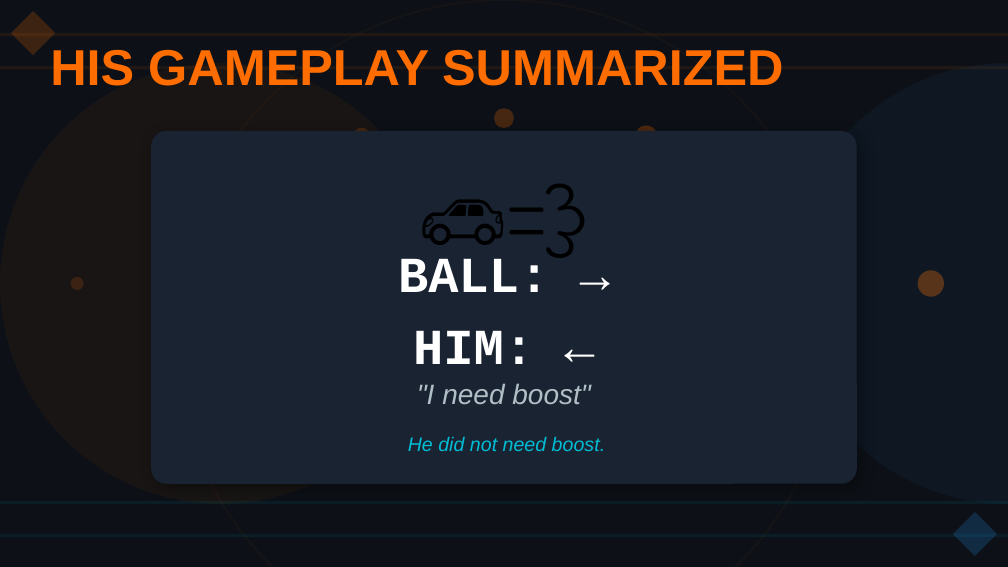
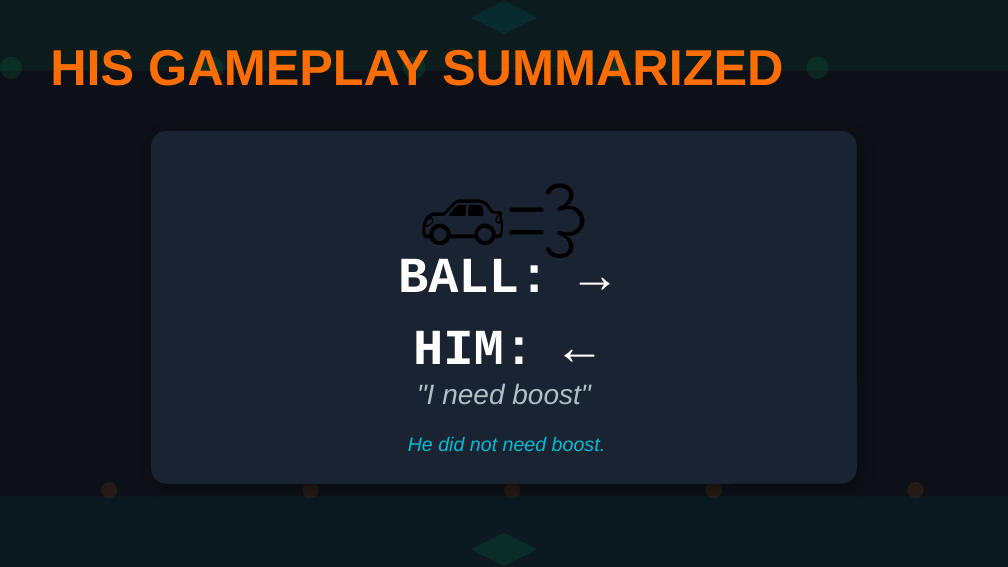
Before and after one commit to coenheinrich-beep/landscape-site-1, a slide deck: slide 7 of rl_bachelor_extra.pptx. Drawn at 1008x567 pixels with LibreOffice and Linux fonts; fonts in the diff are those of the drawing. Boxes give left, top, right and bottom in pixels: in the first picture for what was removed or moved away, otherwise in the second. Text is boxed around its words. In the diff, an @@ line names an element or a change of style, - is before the commit and + after.

```diff
--- a/rl_bachelor_extra.pptx
+++ b/rl_bachelor_extra.pptx
@@ rectangle: place and size @@
-rectangle at [0, 501, 1008, 504]
+rectangle at [0, 0, 1008, 71]
@@ rectangle at [0, 0, 1008, 71]: fill #00BCD4 at 8% opacity to #00E676 at 5% opacity @@
@@ ellipse removed at [173, 0, 835, 567] @@
@@ diamond: place and size @@
-diamond at [11, 11, 55, 55]
+diamond at [471, 1, 537, 34]
@@ diamond at [471, 1, 537, 34]: fill #FF6D00 at 20% opacity to #00BCD4 at 10% opacity @@
@@ ellipse: place and size @@
-ellipse at [71, 277, 84, 290]
+ellipse at [0, 56, 22, 79]
@@ ellipse at [0, 56, 22, 79]: fill #FF6D00 at 15% opacity to #00E676 at 10% opacity @@
@@ rectangle removed at [0, 33, 1008, 36] @@
@@ ellipse added at [202, 56, 224, 79], fill #00E676 at 10% opacity @@
@@ ellipse: place and size @@
-ellipse at [353, 128, 370, 145]
+ellipse at [403, 56, 425, 79]
@@ ellipse at [403, 56, 425, 79]: fill #FF6D00 at 21% opacity to #00E676 at 10% opacity @@
@@ ellipse: place and size @@
-ellipse at [494, 108, 514, 128]
+ellipse at [605, 56, 627, 79]
@@ ellipse at [605, 56, 627, 79]: fill #FF6D00 at 24% opacity to #00E676 at 10% opacity @@
@@ ellipse: place and size @@
-ellipse at [635, 125, 657, 147]
+ellipse at [806, 56, 829, 79]
@@ ellipse at [806, 56, 829, 79]: fill #FF6D00 at 27% opacity to #00E676 at 10% opacity @@
@@ rectangle removed at [0, 67, 1008, 70] @@
@@ ellipse removed at [0, 64, 440, 504] @@
@@ ellipse removed at [787, 64, 1008, 504] @@
@@ rectangle: place and size @@
-rectangle at [0, 534, 1008, 537]
+rectangle at [0, 496, 1008, 566]
@@ rectangle at [0, 496, 1008, 566]: fill #00BCD4 at 8% opacity to #00BCD4 at 5% opacity @@
@@ ellipse added at [101, 482, 117, 498], fill #FF6D00 at 10% opacity @@
@@ ellipse: place and size @@
-ellipse at [917, 270, 943, 296]
+ellipse at [302, 482, 319, 498]
@@ ellipse at [302, 482, 319, 498]: fill #FF6D00 at 33% opacity to #FF6D00 at 10% opacity @@
@@ ellipse added at [504, 482, 520, 498], fill #FF6D00 at 10% opacity @@
@@ ellipse added at [706, 482, 722, 498], fill #FF6D00 at 10% opacity @@
@@ ellipse added at [907, 482, 923, 498], fill #FF6D00 at 10% opacity @@
@@ diamond: place and size @@
-diamond at [953, 512, 997, 556]
+diamond at [471, 533, 537, 566]
@@ diamond at [471, 533, 537, 566]: fill #2196F3 at 20% opacity to #00E676 at 10% opacity @@
```
Also in this commit, not shown: 8 other slides changed, 1 other file.
